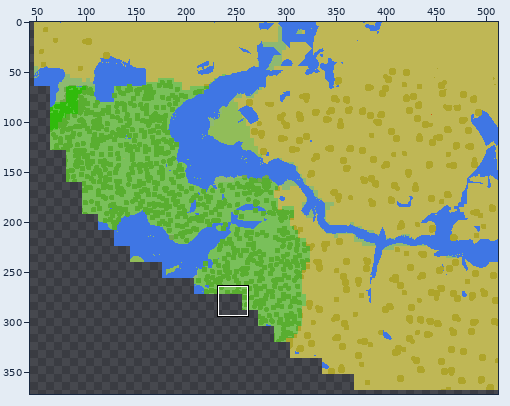
A sprite sheet gets an edit: journeymap/data/sp/Nouveau monde/overworld/biome/-1,0.png. The picture above shows the old version from afar; the outline marks the close-up.
Close-up. First the earlier version:
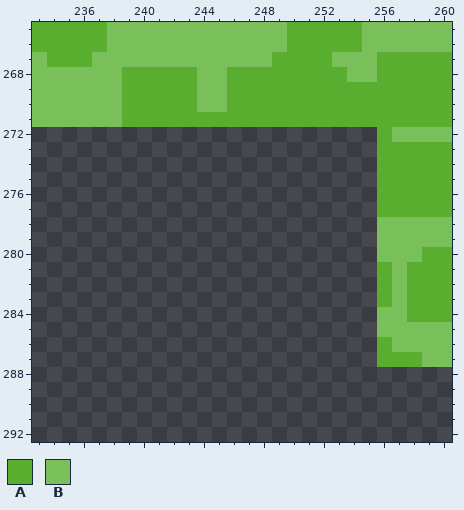
The file is 512x512 pixels. Shown: x 233..260, y 265..292. The wide view leaves out empty margins. The commit also changed other parts of the picture, which this record leaves out.
Palette (. is transparent): A #59ae30  B #79c05a
Pixels before, first column x 233:
265 AAAAABBBBBBBBBBBBAAAAABBBBBB
266 AAAAABBBBBBBBBBBBAAAAABBBBBB
267 BAAABBBBBBBBBBBBAAAABBBAAAAA
268 BBBBBBAAAAABBAAAAAAAABBAAAAA
269 BBBBBBAAAAABBAAAAAAAAAAAAAAA
270 BBBBBBAAAAABBAAAAAAAAAAAAAAA
271 BBBBBBAAAAAAAAAAAAAAAAAAAAAA
272 .......................ABBBB
273 .......................AAAAA
274 .......................AAAAA
275 .......................AAAAA
276 .......................AAAAA
277 .......................AAAAA
278 .......................BBBBB
279 .......................BBBBB
280 .......................BBBAA
281 .......................ABAAA
282 .......................ABAAA
283 .......................ABAAA
284 .......................BBAAA
285 .......................BBBBB
286 .......................ABBBB
287 .......................AAABB
New version:
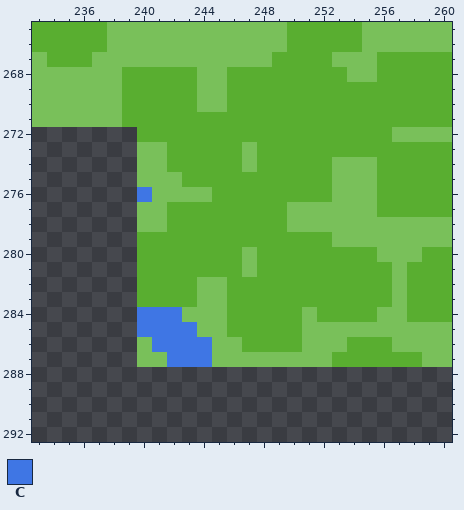
Colours new in this view: C #3f76e4
The exact change:
The author put colour A in row 272 at x 240 to 255; in row 273 at x 242 to 246 and 248 to 255; in row 274 at x 242 to 246 and 248 to 252; in row 275 at x 243 to 252; in row 276 at x 245 to 252; in rows 277 to 278 at x 242 to 249.
The author put colour A in row 279 at x 240 to 252; in rows 280 to 281 at x 240 to 246 and 248 to 255; in rows 282 to 283 at x 240 to 243 and 246 to 255; in row 284 at x 246 to 250 and 252 to 255; in row 285 at x 246 to 250; in row 286 at x 247 to 250 and 254 to 255.
The author put colour A in row 287 at x 253 to 255.
The author put colour B in row 273 at x 240 to 241 and 247; in row 274 at x 240 to 241, 247 and 253 to 255; in row 275 at x 240 to 242 and 253 to 255; in row 276 at x 241 to 244 and 253 to 255; in rows 277 to 278 at x 240 to 241 and 250 to 255; in row 279 at x 253 to 255.
The author put colour B in rows 280 to 281 at x 247; in rows 282 to 283 at x 244 to 245; in row 284 at x 243 to 245 and 251; in row 285 at x 244 to 245 and 251 to 255; in row 286 at x 240, 245 to 246 and 251 to 253; in row 287 at x 240 to 241 and 245 to 252.
The author put colour C in row 276 at x 240; in row 284 at x 240 to 242; in row 285 at x 240 to 243; in row 286 at x 241 to 244; in row 287 at x 242 to 244.
Where, in picture pixels (left, top, right, bottom), the same in both close-ups:
added: (137, 127, 377, 367)
